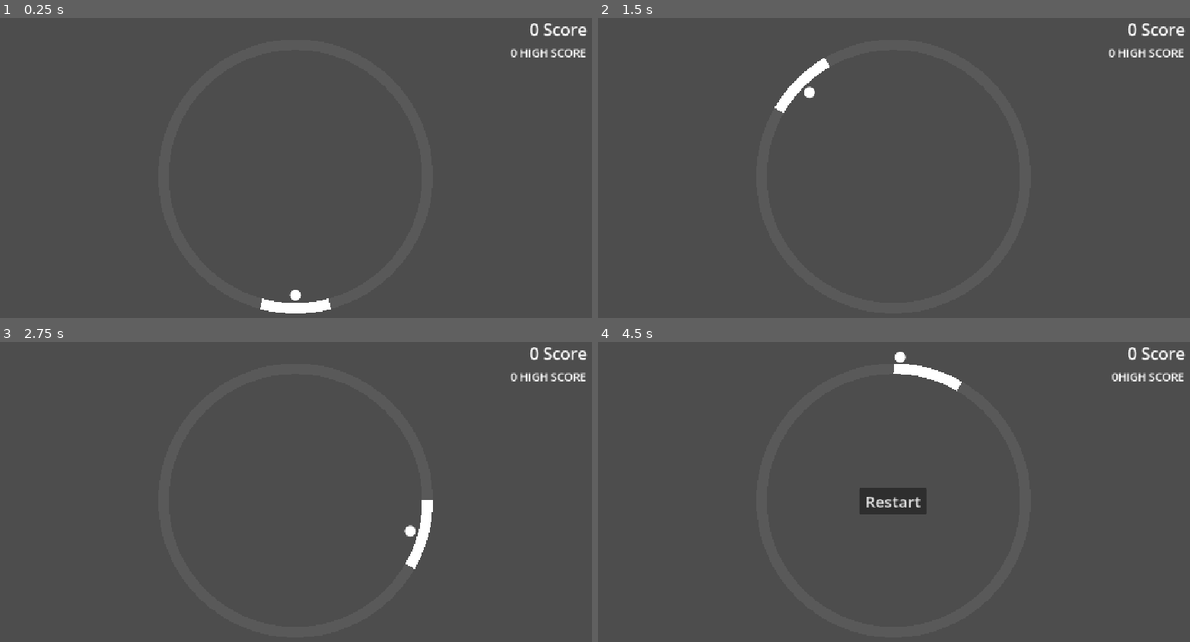
Above: before the commit, frames 1-4 (two rows, left to right).
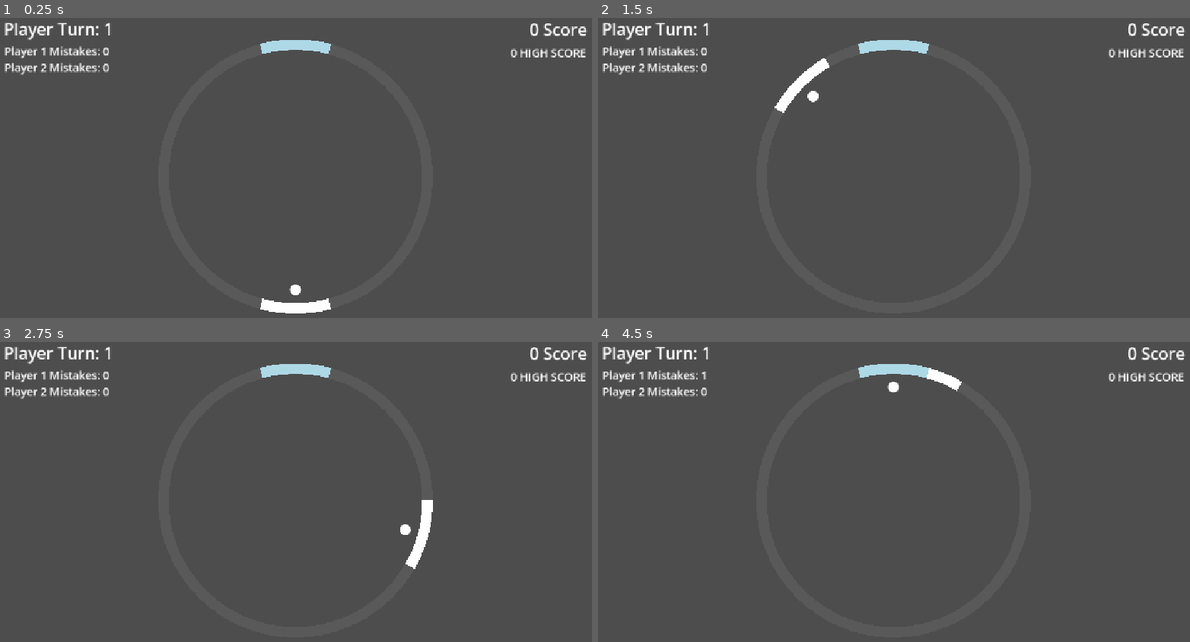
Above: after the commit, the same moments.

Repository: Hannah3142/Pong
Game: Godot game, scene res://Main.tscn
The game is run twice, just before and just after one commit, with the same random seed, the same clock (stepped at 60 frames per second) and the same inputs.
Inputs (mouse positions are in pixels of both pictures, inside the frame that each line leads up to):
- Up to frame 1 (0.25 s): no input
- Up to frame 2 (1.5 s): tap Enter at 0.5 s; move the mouse to (1030, 159) at 0.52 s; hold Right (ui_right) 0.53-1.28 s; tap Alt at 0.6 s; click (1030, 159) at 0.67 s; move the mouse to (769, 195) at 1.27 s; hold Down from 1.28 s (still down); tap Shift at 1.35 s
- Up to frame 3 (2.75 s): tap Space at 2 s; move the mouse to (355, 426) at 2.02 s; release Down at 2.03 s; hold Right (ui_right) from 2.03 s (still down); tap Alt at 2.1 s
- Up to frame 4 (4.5 s): move the mouse to (864, 570) at 2.77 s; release Right (ui_right) at 2.78 s; hold Up (ui_up) 2.78-3.53 s; tap Shift at 2.85, 4.35 s; click (864, 570) at 2.92 s; move the mouse to (1077, 552) at 3.52 s; hold Left (ui_left) from 3.53 s (still down); tap Alt at 3.6 s; move the mouse to (710, 450) at 4.27 s

The runs differ from the first frame. In frame 1, 1.4% of the frame differs, in the area x 0-56%, y 1-95%; in frame 2, 1.4%; in frame 3, 1.4%; in frame 4, 2.5%, in the area x 0-90%, y 1-58%.

Commit message:
adjusted for two players

Diff:
--- a/pong/Ball.gd
+++ b/pong/Ball.gd
@@ -2,15 +2,17 @@
 
 var radius = 10
 const white = Color.WHITE
+var angle = 0
 
 var target_speed = 7
 var ball_speed = 0
-var angle = randi_range(0, 359)
 
 signal diverted
 signal failed
 var is_game_over = false
 var adjust_speed = true
+
+var turn = 1
 
 # Called when the node enters the scene tree for the first time.
 func _ready() -> void:
@@ -25,11 +27,11 @@
 
 # Called every frame. 'delta' is the elapsed time since the previous frame.
 func _process(delta: float) -> void:
-	if sqrt(pow(position.x-575, 2) + pow(position.y-323.5, 2)) >= 270 and is_game_over == false:
+	if (sqrt(pow(position.x-575, 2) + pow(position.y-323.5, 2))) >= 270: #and is_game_over == false
 		ball_speed = 0.2
-		failed.emit()
-		is_game_over = true
 		adjust_speed = false
+		if is_game_over == false:
+			failed.emit()
 
 	if adjust_speed == true and ball_speed < target_speed and ball_speed != 0:
 		ball_speed = move_toward(ball_speed, target_speed, delta)
@@ -44,13 +46,23 @@
 	draw_circle(Vector2.ZERO, radius, white, true, -1, true)
 
 func on_area_entered(other_area: Area2D) -> void:
-	var hit_direction = (position - Vector2(575, 323.5)).normalized()
-	var hit_angle = wrapf(rad_to_deg(hit_direction.angle()), 0, 360)
+	var divert = false
+	if turn == 1 and (other_area is Paddle1):
+		divert = true
+	if turn == 2 and (other_area is Paddle2):
+		divert = true
+	if divert == true:
+		var hit_direction = (position - Vector2(575, 323.5)).normalized()
+		var hit_angle = wrapf(rad_to_deg(hit_direction.angle()), 0, 360)
 
-	var alpha = abs(hit_angle-angle)
-	if angle < hit_angle:
-		angle = angle + 2*alpha -180
-	else:
-		angle = angle - 2*alpha -180
-	angle = wrapf(angle, 0, 360)
-	diverted.emit()
+		var alpha = abs(hit_angle-angle)
+		if angle < hit_angle:
+			angle = angle + 2*alpha -180
+		else:
+			angle = angle - 2*alpha -180
+		angle = wrapf(angle, 0, 360)
+		if turn == 1:
+			turn = 2
+		else:
+			turn = 1
+		diverted.emit()
--- a/pong/Main.gd
+++ b/pong/Main.gd
@@ -4,23 +4,34 @@
 # center Vector2(575, 323.5)
 
 @onready var ball: Area2D = $Ball
-@onready var paddle: Area2D = $Paddle
+@onready var paddle1: Area2D = $Paddle1
+@onready var paddle2: Area2D = $Paddle2
 
 var score = 0
 var high_score = 0
+var start_player = 1
+
+var player1_mistakes = 0
+var player2_mistakes = 0
 
 # Called when the node enters the scene tree for the first time.
 func _ready() -> void:
 	$HUD/Restart.hide()
-	$HUD/Restart.pressed.connect(new_game)
+	$HUD/Winner.hide()
+	$HUD/Restart.pressed.connect(restart)
 	ball.failed.connect(failed)
 	ball.diverted.connect(increase_score)
 
 # Called every frame. 'delta' is the elapsed time since the previous frame.
 func _process(delta: float) -> void:
 	if ball.ball_speed == 0:
-		ball.position = Vector2(575+225*cos(paddle.rotation), 323.5+225*sin(paddle.rotation))
-		if Input.is_action_pressed("ui_up"):
+		var paddle_rotation = 0
+		if start_player == 1:
+			paddle_rotation = paddle1.rotation
+		else:
+			paddle_rotation = paddle2.rotation
+		ball.position = Vector2(575+215*cos(paddle_rotation), 323.5+215*sin(paddle_rotation))
+		if (start_player == 1 and Input.is_key_pressed(KEY_UP)) or (start_player == 2 and Input.is_key_pressed(KEY_W)):
 			ball.ball_speed = 3
 			if ball.position.x < 575:
 				if ball.position.y < 323.5:
@@ -32,26 +43,59 @@
 					ball.angle = randi_range(100, 170)
 				else:
 					ball.angle = randi_range(190, 260)
+			if start_player == 1:
+				start_player = 2
+			else:
+				start_player = 1
 
 func failed():
-	$HUD/Restart.show()
+	if ball.turn == 1:
+		player1_mistakes += 1
+		$HUD/Player1Mistakes.text = "Player 1 Mistakes: " + str(player1_mistakes)
+	else:
+		player2_mistakes += 1
+		$HUD/Player2Mistakes.text = "Player 2 Mistakes: " + str(player2_mistakes)
 	if score > high_score:
 		high_score = score
-	$HUD/HighScore.text = str(high_score) + "HIGH SCORE"
+	$HUD/HighScore.text = str(high_score) + " HIGH SCORE"
+	if player1_mistakes == 5:
+		$HUD/Winner.text = "Player 2 WON!!!"
+		$HUD/Restart.show()
+		$HUD/Winner.show()
+		ball.is_game_over = true
+		ball.ball_speed == 0
+	elif player2_mistakes == 5:
+		$HUD/Winner.text = "Player 1 WON!!!"
+		$HUD/Winner.show()
+		$HUD/Restart.show()
+		ball.is_game_over = true
+		ball.ball_speed == 0
+	elif ball.is_game_over == false:
+		new_game()
 
 func new_game():
 	$HUD/Restart.hide()
-
-	var ball_x = 575+225*cos(paddle.rotation)
-	var ball_y = 323.5+225*sin(paddle.rotation)
-	ball.position = Vector2(ball_x, ball_y)
-	ball.ball_speed = 0
-	#ball.angle = randi_range(0, 359)
-	ball.is_game_over = false
+	ball.position = Vector2(575, 323.5)
 	ball.adjust_speed = true
 	score = 0
+	ball.ball_speed = 0
 	$HUD/Score.text = str(score) + " Score"
 
 func increase_score():
 	score += 1
 	$HUD/Score.text = str(score) + " Score"
+	$HUD/Turn.text = "Player Turn: " + str(ball.turn)
+
+func restart():
+	ball.turn = 1
+	start_player = 1
+	player1_mistakes = -1
+	player2_mistakes = 0
+	ball.is_game_over = false
+	ball.adjust_speed = true
+	$HUD/Winner.hide()
+	$HUD/Restart.hide()
+	$HUD/Player1Mistakes.text = "Player 1 Mistakes: " + str(player1_mistakes)
+	$HUD/Player2Mistakes.text = "Player 2 Mistakes: " + str(player2_mistakes)
+	$HUD/Turn.text = "Player Turn: " + str(ball.turn)
+	$HUD/Score.text = "0 Score"
--- a/pong/Main.tscn
+++ b/pong/Main.tscn
@@ -2,7 +2,8 @@
 
 [ext_resource type="Script" uid="uid://5kew2vksj747" path="res://Main.gd" id="1_glv2v"]
 [ext_resource type="Script" uid="uid://sr0ftdcvwvxd" path="res://Arena.gd" id="2_r0du0"]
-[ext_resource type="Script" uid="uid://h1fodfr0d5h2" path="res://Paddle.gd" id="3_cm0pq"]
+[ext_resource type="Script" uid="uid://h1fodfr0d5h2" path="res://Paddle1.gd" id="3_cm0pq"]
+[ext_resource type="Script" uid="uid://dmod5bdrdsyvw" path="res://Paddle2.gd" id="4_fos0i"]
 [ext_resource type="Script" uid="uid://cnjbxc0onp45c" path="res://Ball.gd" id="5_fos0i"]
 
 [node name="Main" type="Node2D" unique_id=1626000866]
@@ -11,8 +12,11 @@
 [node name="Arena" type="Node2D" parent="." unique_id=1768318237]
 script = ExtResource("2_r0du0")
 
-[node name="Paddle" type="Area2D" parent="." unique_id=1446421233]
+[node name="Paddle1" type="Area2D" parent="." unique_id=1446421233]
 script = ExtResource("3_cm0pq")
+
+[node name="Paddle2" type="Area2D" parent="." unique_id=513190406]
+script = ExtResource("4_fos0i")
 
 [node name="Ball" type="Area2D" parent="." unique_id=625061876]
 script = ExtResource("5_fos0i")
@@ -44,3 +48,35 @@
 theme_override_font_sizes/font_size = 21
 text = "0 HIGH SCORE"
 horizontal_alignment = 2
+
+[node name="Turn" type="Label" parent="HUD" unique_id=401380703]
+offset_left = 23.0
+offset_top = 22.0
+offset_right = 221.0
+offset_bottom = 66.0
+theme_override_font_sizes/font_size = 31
+text = "Player Turn: 1"
+
+[node name="Player1Mistakes" type="Label" parent="HUD" unique_id=1720178384]
+offset_left = 24.0
+offset_top = 71.0
+offset_right = 241.0
+offset_bottom = 101.0
+theme_override_font_sizes/font_size = 21
+text = "Player 1 Mistakes: 0"
+
+[node name="Player2Mistakes" type="Label" parent="HUD" unique_id=165081941]
+offset_left = 24.0
+offset_top = 102.0
+offset_right = 235.0
+offset_bottom = 132.0
+theme_override_font_sizes/font_size = 21
+text = "Player 2 Mistakes: 0"
+
+[node name="Winner" type="Label" parent="HUD" unique_id=2143528745]
+offset_left = 422.0
+offset_top = 224.0
+offset_right = 735.0
+offset_bottom = 282.0
+theme_override_font_sizes/font_size = 42
+text = "Player 0 WON!!!"
--- a/pong/Paddle.gd
+++ b/pong/Paddle1.gd
@@ -1,5 +1,6 @@
 extends Area2D
-class_name Paddle
+
+class_name Paddle1
 
 # -10, 10; -15, 15
 var start_angle = -15
@@ -25,9 +26,9 @@
 
 # Called every frame. 'delta' is the elapsed time since the previous frame.
 func _physics_process(delta: float) -> void:
-	if Input.is_action_pressed("ui_left"):
+	if Input.is_key_pressed(KEY_LEFT):
 		rotation += deg_to_rad(paddle_speed)
-	elif Input.is_action_pressed("ui_right"):
+	elif Input.is_key_pressed(KEY_RIGHT):
 		rotation -= deg_to_rad(paddle_speed)
 	paddle_rotation = rad_to_deg(rotation)
 	paddle_rotation = wrapf(paddle_rotation, 0, 360)
--- /dev/null
+++ b/pong/Paddle2.gd
@@ -0,0 +1,61 @@
+extends Area2D
+
+class_name Paddle2
+
+# -10, 10; -15, 15
+var start_angle = -15
+var end_angle = 15
+var paddle_speed = 5
+
+var radius = 250
+var point_count = 50
+var thickness = 20
+var blue = Color.LIGHT_BLUE
+
+var paddle_rotation = 0
+
+var collision_poly: CollisionPolygon2D
+
+# Called when the node enters the scene tree for the first time.
+func _ready() -> void:
+	position = Vector2(575, 323.5)
+	generate_collision_polygon()
+	queue_redraw()
+	paddle_rotation = 270
+	rotation = deg_to_rad(paddle_rotation)
+
+# Called every frame. 'delta' is the elapsed time since the previous frame.
+func _physics_process(delta: float) -> void:
+	if Input.is_key_pressed(KEY_A):
+		rotation += deg_to_rad(paddle_speed)
+	elif Input.is_key_pressed(KEY_D):
+		rotation -= deg_to_rad(paddle_speed)
+	paddle_rotation = rad_to_deg(rotation)
+	paddle_rotation = wrapf(paddle_rotation, 0, 360)
+
+func _draw():
+	draw_arc(Vector2.ZERO, radius, deg_to_rad(start_angle), deg_to_rad(end_angle), point_count, blue, thickness)
+
+func generate_collision_polygon() -> void:
+	collision_poly = CollisionPolygon2D.new()
+
+	var points = PackedVector2Array()
+	var r_start = deg_to_rad(start_angle)
+	var r_end = deg_to_rad(end_angle)
+	var outer_r = radius - thickness/3 - 5
+	var inner_r = radius - thickness/2 - 5
+
+	for i in range(20 + 1):
+		var t = float(i) / 20
+		var angle = lerp(r_start, r_end, t)
+		var pt = Vector2(cos(angle), sin(angle)) * outer_r
+		points.append(pt)
+
+	for i in range(20, -1, -1):
+		var t = float(i) / 20
+		var angle = lerp(r_start, r_end, t)
+		var pt = Vector2(cos(angle), sin(angle)) * inner_r
+		points.append(pt)
+
+	collision_poly.polygon = points
+	add_child(collision_poly)
Renamed: pong/Paddle.gd.uid -> pong/Paddle1.gd.uid
Not shown, added: pong/Paddle2.gd.uid
